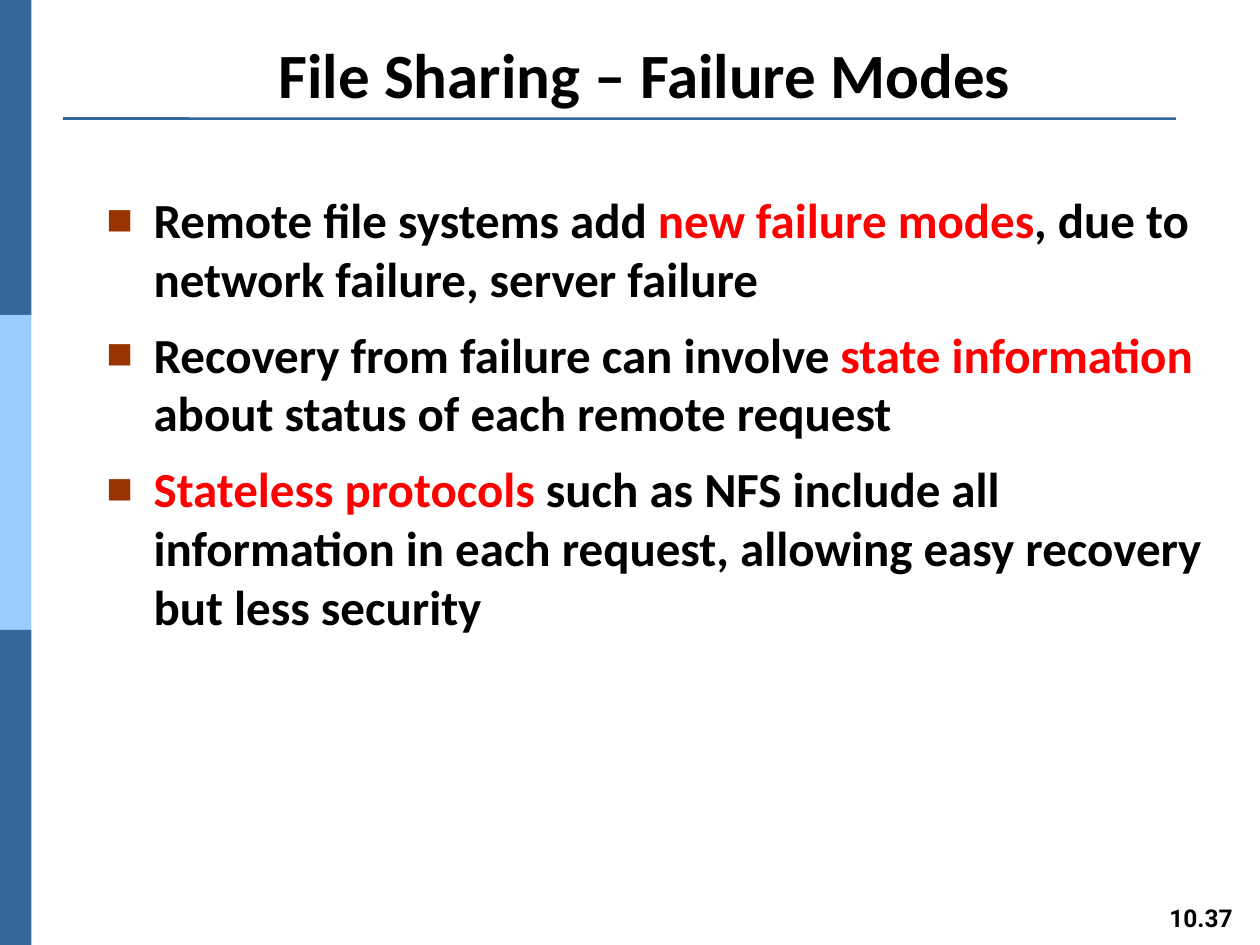
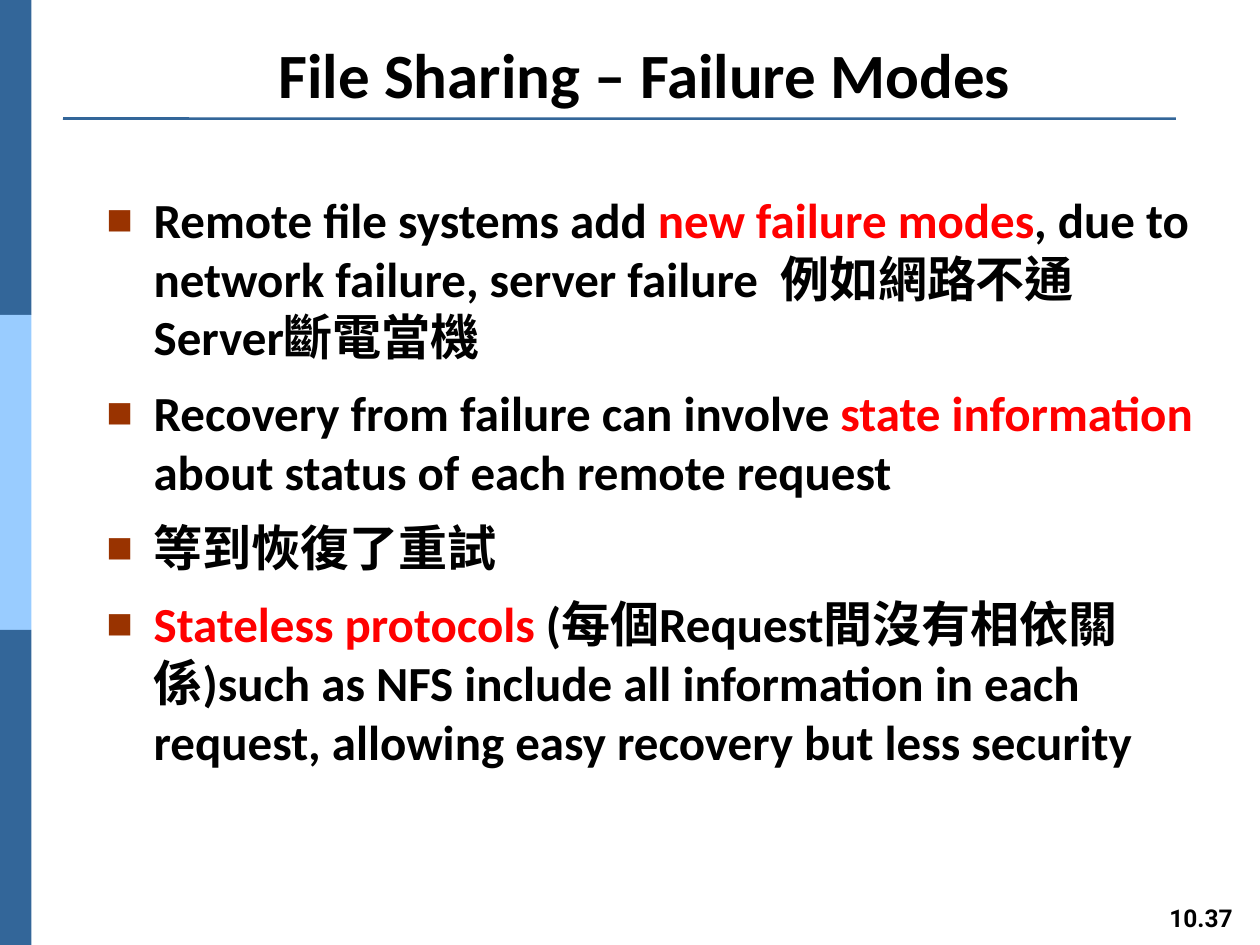
Before and after one commit to Yang09701194/OS_Learning, a slide deck: slide 37 of ch10.pptx. Drawn at 1260x945 pixels with LibreOffice and Linux fonts; fonts in the diff are those of the drawing. Boxes give left, top, right and bottom in pixels: in the first picture for what was removed or moved away, otherwise in the second. Text is boxed around its words. In the diff, an @@ line names an element or a change of style, - is before the commit and + after.

```diff
--- a/ch10.pptx
+++ b/ch10.pptx
@@ text at [154,203,1189,360]: text changed @@
-■ Remote file systems add new failure modes, due to network failure, server failure
+■ Remote file systems add new failure modes, due to network failure, server failure 例如網路不通 Server斷電當機
@@ text at [154,524,1131,769]: text changed @@
-■ Stateless protocols such as NFS include all information in each request, allowing easy recovery but less security
+■ 等到恢復了重試
+■ Stateless protocols (每個Request間沒有相依關係)such as NFS include all information in each request, allowing easy recovery but less security
```
Also in this commit, not shown: 9 other slides changed.
